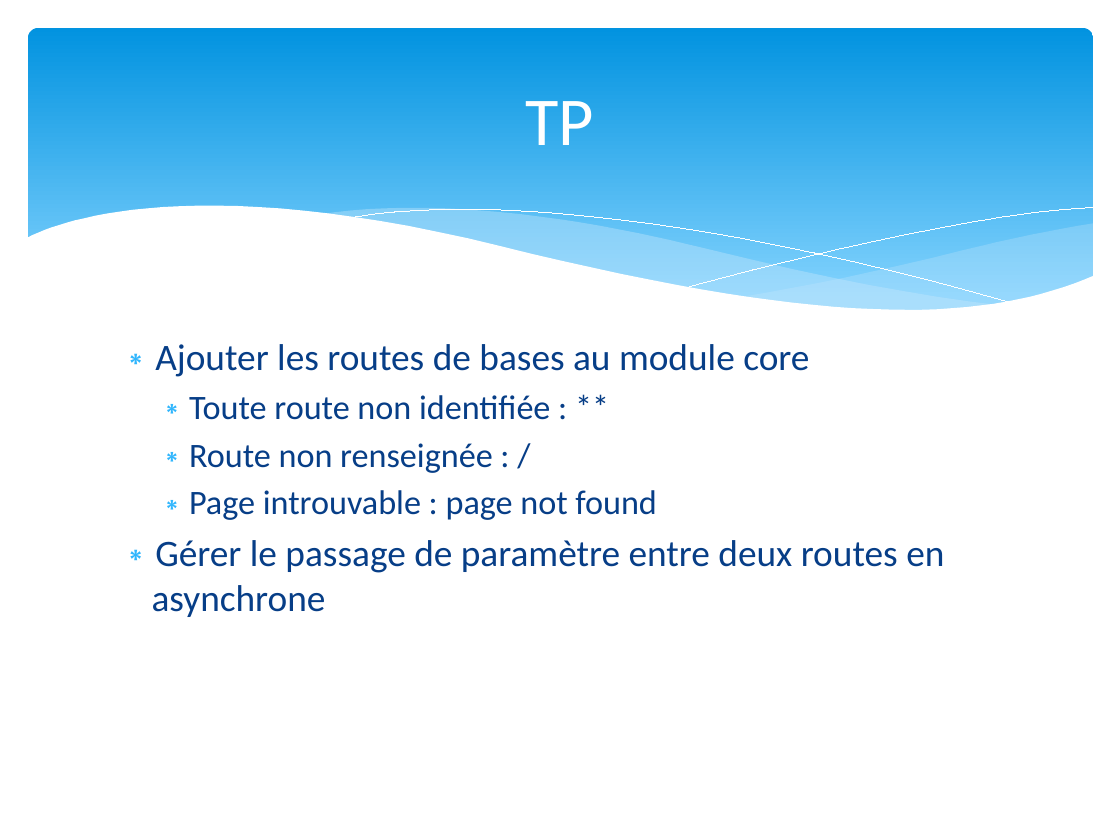
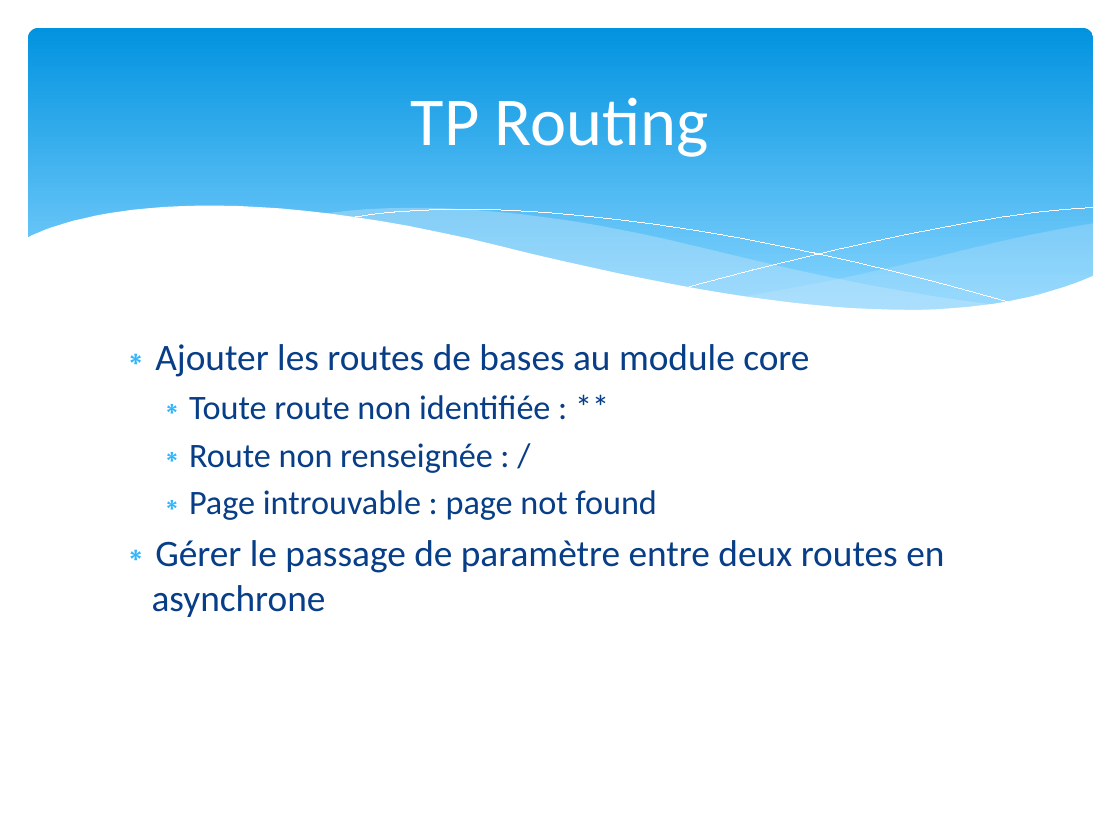
Before and after one commit to dalabord/ng-formation, a slide deck: slide 18 of formation_Angular.pptx. Drawn at 1120x840 pixels with LibreOffice and Linux fonts; fonts in the diff are those of the drawing. Boxes give left, top, right and bottom in pixels: in the first picture for what was removed or moved away, otherwise in the second. Text is boxed around its words. In the diff, an @@ line names an element or a change of style, - is before the commit and + after.

```diff
--- a/formation_Angular.pptx
+++ b/formation_Angular.pptx
@@ title at box(411, 97, 709, 157): text changed @@
-TP
+TP Routing
```
Also in this commit, not shown: 4 other slides changed, 1 slide added, 1 slide removed, 48 other files.
